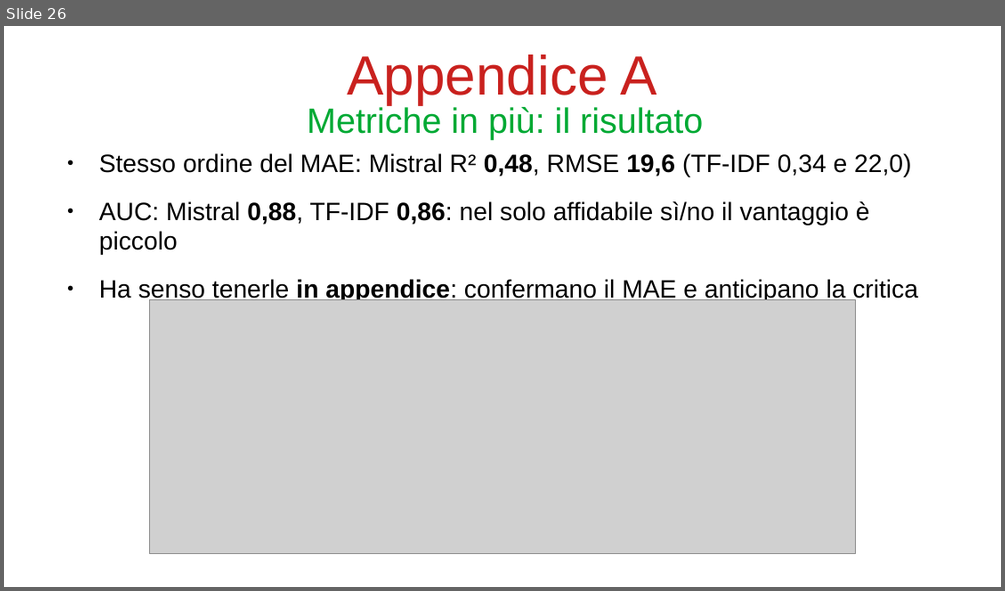
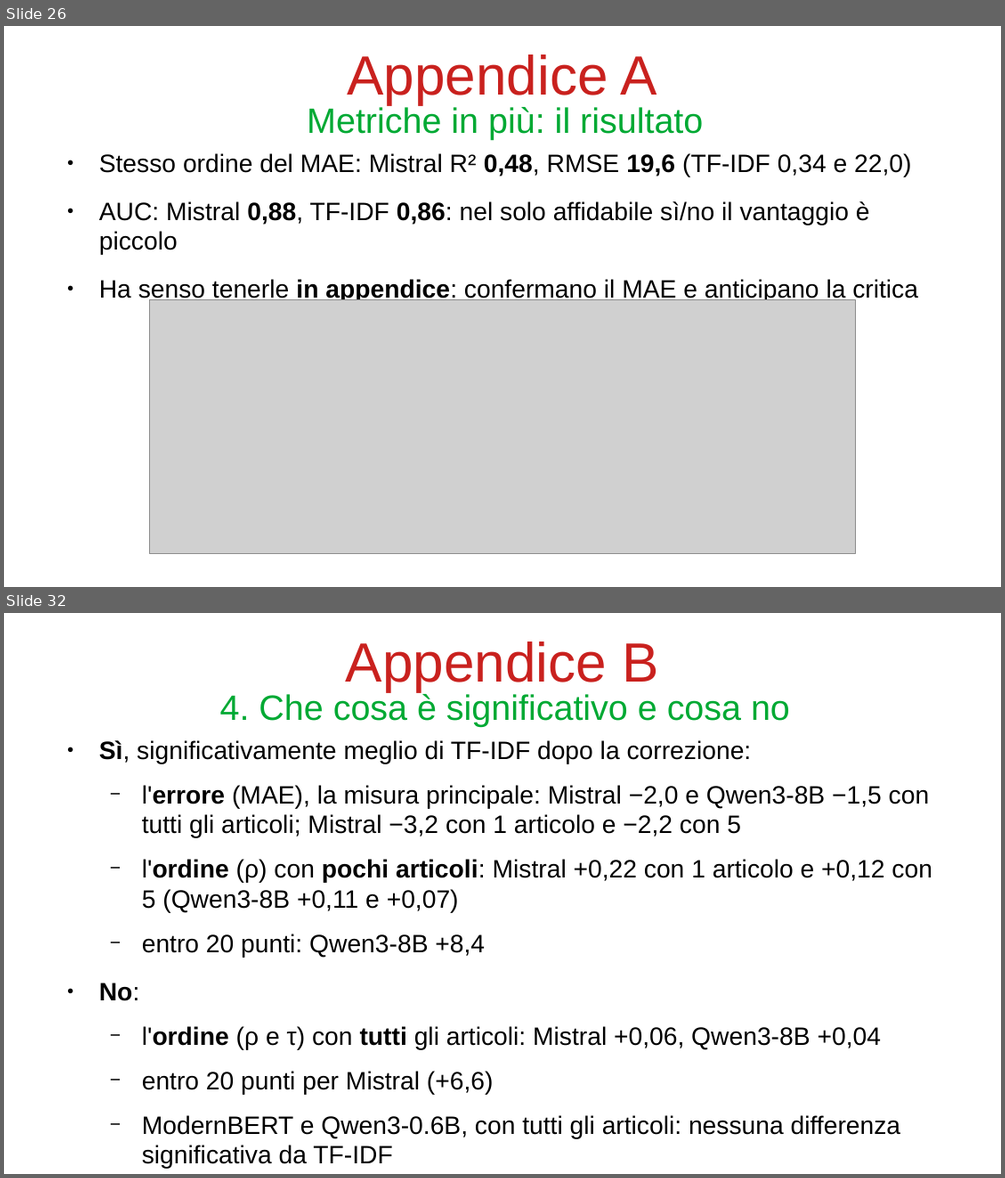
Before and after one commit to bianchi-john/PublisherClassification, a slide deck: Presentazioni/Paper rivista/PaperRivista.odp. Shown one above the other, each under a label of ours: slide 26 before the commit, slides 26 and 32 after it; the slides between them are not shown. The pictures are 1005x591 and 1005x1178 pixels, drawn with LibreOffice and Linux fonts; fonts in the diff are those of the drawing; grey boxes stand for pictures. Boxes give left, top, right and bottom in pixels: in the first picture for what was removed or moved away, otherwise in the second. Text is boxed around its words. In the diff, an @@ line names an element or a change of style, - is before the commit and + after.

```diff
--- a/Presentazioni/Paper rivista/PaperRivista.odp
+++ b/Presentazioni/Paper rivista/PaperRivista.odp
@@ slide 32 added at <box>4,613,1001,1174</box>, background #FFFFFF @@
@@ title added at <box>346,641,658,691</box>, 44 pt, text #C9211E @@
+Appendice B
@@ title added at <box>220,692,790,727</box>, 28 pt, text #00A933 @@
+4. Che cosa è significativo e cosa no
@@ text added at <box>99,740,932,1139</box>, 20 pt, text #000000 @@
+● Sì, significativamente meglio di TF-IDF dopo la correzione:
+  − l'errore (MAE), la misura principale: Mistral −2,0 e Qwen3-8B −1,5 con tutti gli articoli; Mistral −3,2 con 1 articolo e −2,2 con 5
+  − l'ordine (ρ) con pochi articoli: Mistral +0,22 con 1 articolo e +0,12 con 5 (Qwen3-8B +0,11 e +0,07)
+  − entro 20 punti: Qwen3-8B +8,4
+● No:
+  − l'ordine (ρ e τ) con tutti gli articoli: Mistral +0,06, Qwen3-8B +0,04
+  − entro 20 punti per Mistral (+6,6)
+  − ModernBERT e Qwen3-0.6B, con tutti gli articoli: nessuna differenza significativa da TF-IDF
```
Also in this commit, not shown: 5 slides changed, 12 other slides added, 2 slides removed, 25 other files.
